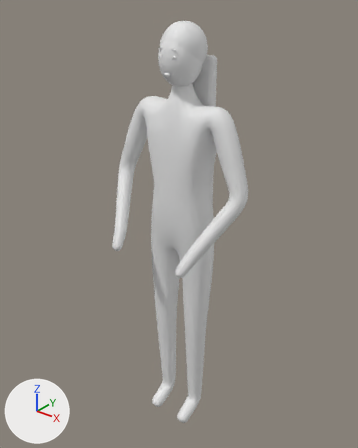
Renders of the FBX model Assets/HuaShang/Resources/HuaShang/Art/Characters/SK_xiaoYeXiaoTing.fbx from each side of a commit.
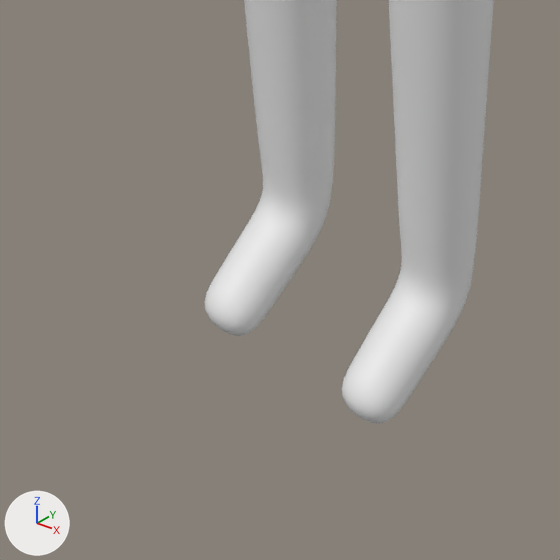
The first picture shows the older version from a 50 mm lens placed at (1.081, -1.372, 1.795), pointed at (-0.009, -0.009, 0.95). The close-ups show the older and then the newer version on the part from 32% to 61% of the width and 77% to 100% of the height of that picture. Only the edits that show in the close-ups are written down. Lighting does not change. The marker at lower left points along +X, +Y and +Z. Where no turn or scale is listed for an object, it has been applied to the vertices.

Names of what the first close-up shows: 'Body'.
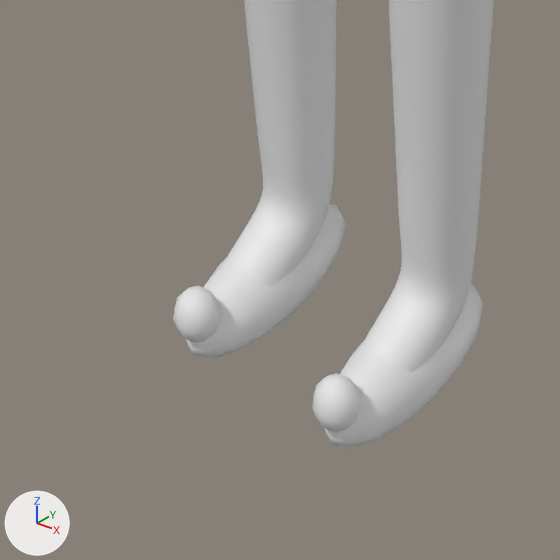
Diff of the bpy script that builds the scene:
```diff
--- a/Assets/HuaShang/Resources/HuaShang/Art/Characters/SK_xiaoYeXiaoTing.fbx.py
+++ b/Assets/HuaShang/Resources/HuaShang/Art/Characters/SK_xiaoYeXiaoTing.fbx.py
@@ me_shoetip_001 @@
+me_shoetip_001.from_pydata(...)  # a UV sphere (10 segments, 6 rings, poles along z) spanning x -0.094..-0.056, y -0.155..-0.115, z 0.045..0.095
+me_shoetip_001.materials.append(mat_m_lacquer_red)  # white #e7e7e7
@@ me_shoe @@
+me_shoe.from_pydata(...)  # 146 vertices, 160 faces; spans x 0.04..0.11, y -0.145..0.055, z 0.0..0.08
+me_shoe.materials.append(mat_m_lacquer_red)  # white #e7e7e7
@@ me_shoe_001 @@
+me_shoe_001.from_pydata(...)  # 146 vertices, 160 faces; spans x -0.11..-0.04, y -0.145..0.055, z 0.0..0.08
+me_shoe_001.materials.append(mat_m_lacquer_red)  # white #e7e7e7
@@ me_shoetip @@
+me_shoetip.from_pydata(...)  # a UV sphere (10 segments, 6 rings, poles along z) spanning x 0.056..0.094, y -0.155..-0.115, z 0.045..0.095
+me_shoetip.materials.append(mat_m_lacquer_red)  # white #e7e7e7
@@ ob_shoetip_001 @@
+ob_shoetip_001 = bpy.data.objects.new('ShoeTip.001', me_shoetip_001)
+ob_shoetip_001.location = (0.0, 0.0, 0.0)
@@ ob_shoe @@
+ob_shoe = bpy.data.objects.new('Shoe', me_shoe)
+ob_shoe.location = (0.0, 0.0, 0.0)
@@ ob_shoe_001 @@
+ob_shoe_001 = bpy.data.objects.new('Shoe.001', me_shoe_001)
+ob_shoe_001.location = (0.0, 0.0, 0.0)
@@ ob_shoetip @@
+ob_shoetip = bpy.data.objects.new('ShoeTip', me_shoetip)
+ob_shoetip.location = (0.0, 0.0, 0.0)
```

What differs and where, as boxes (x1, y1, x2, y2) in the close-ups (560 x 560 px):
'Shoe', added: after (324, 284, 483, 447)
'Shoe.001', added: after (186, 204, 346, 357)
'ShoeTip', added: after (312, 373, 360, 432)
'ShoeTip.001', added: after (173, 286, 220, 342)
